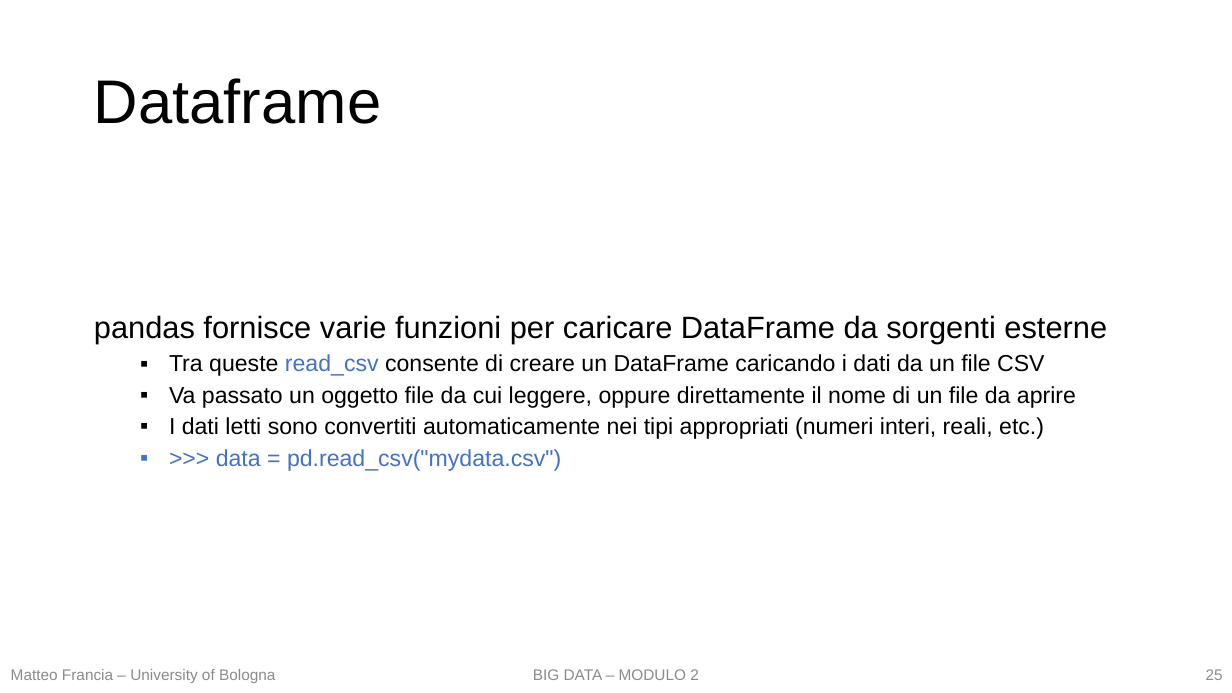
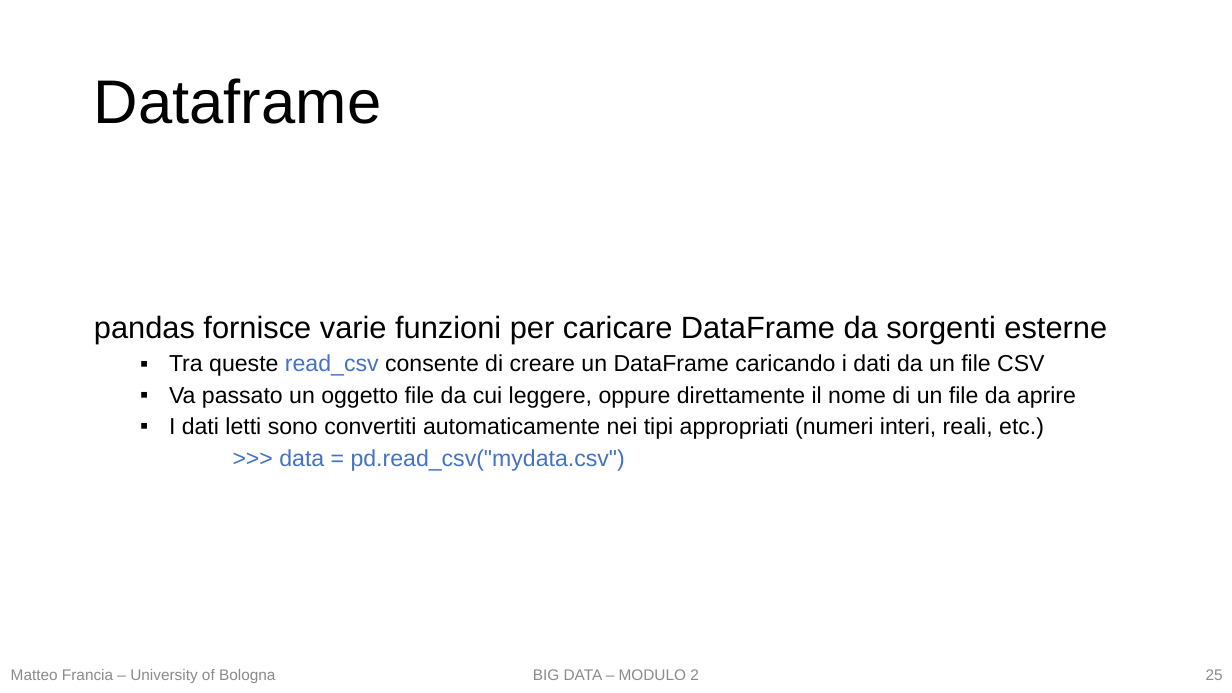
Before and after one commit to w4bo/teaching-handsondatapipelines, a slide deck: slide 25 of 01 - DataPreprocessing/01 - DataPreprocessing.pptx. Drawn at 1232x693 pixels with LibreOffice and Linux fonts; fonts in the diff are those of the drawing. Boxes give left, top, right and bottom in pixels: in the first picture for what was removed or moved away, otherwise in the second. Text is boxed around its words. In the diff, an @@ line names an element or a change of style, - is before the commit and + after.

```diff
--- a/01 - DataPreprocessing/01 - DataPreprocessing.pptx
+++ b/01 - DataPreprocessing/01 - DataPreprocessing.pptx
@@ text at (x1=279, y1=449, x2=625, y2=471): bullet ▪ to none @@
```
Also in this commit, not shown: 5 other slides changed, 4 other files.
